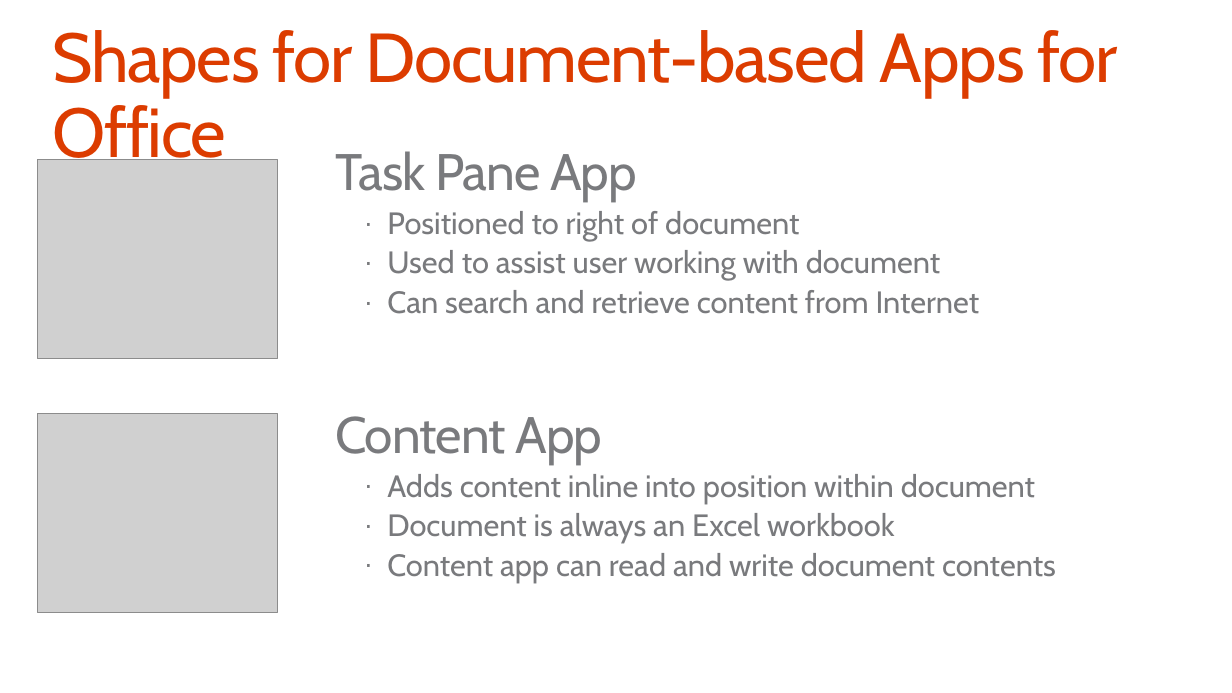
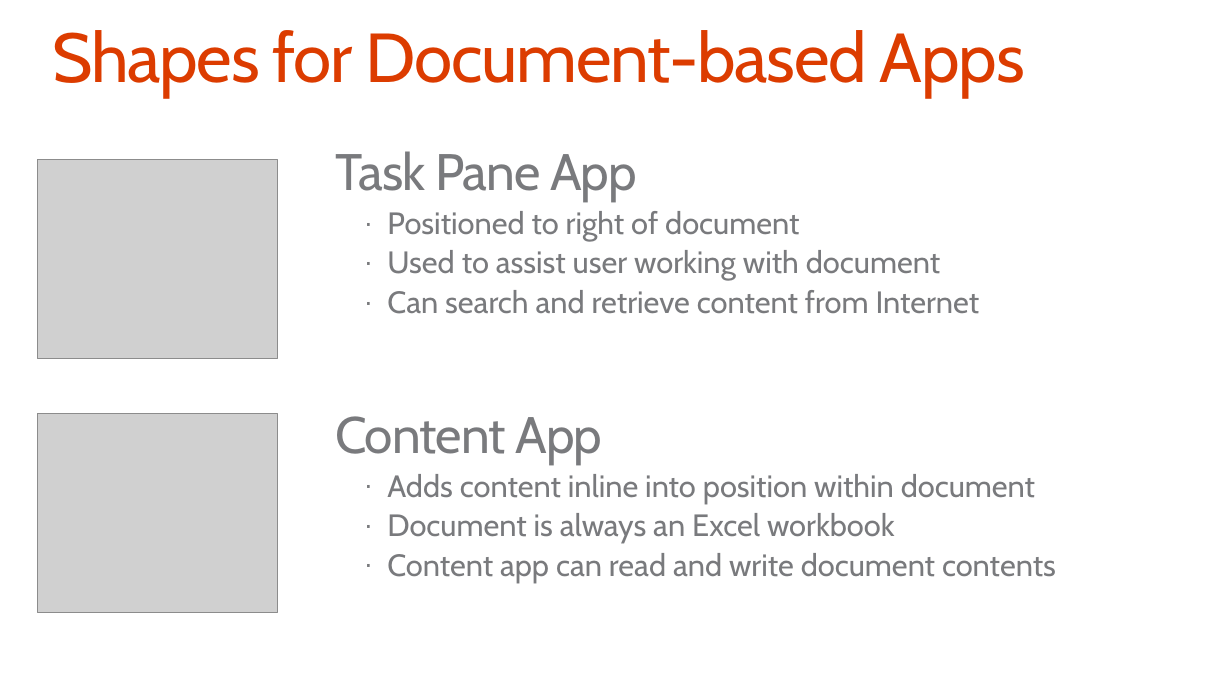
Before and after one commit to OfficeDev/TrainingContent, a slide deck: slide 6 of O3652-4 Deep Dive Apps for Office in Excel/O3652-4 Deep Dive into Apps for Office in Excel.pptx. Drawn at 1232x693 pixels with LibreOffice and Linux fonts; fonts in the diff are those of the drawing; grey boxes stand for pictures; background and template pictures are left out. Boxes give left, top, right and bottom in pixels: in the first picture for what was removed or moved away, otherwise in the second. Text is boxed around its words. In the diff, an @@ line names an element or a change of style, - is before the commit and + after.

```diff
--- a/O3652-4 Deep Dive Apps for Office in Excel/O3652-4 Deep Dive into Apps for Office in Excel.pptx
+++ b/O3652-4 Deep Dive Apps for Office in Excel/O3652-4 Deep Dive into Apps for Office in Excel.pptx
@@ title at (x1=52, y1=30, x2=1025, y2=98): text changed @@
-Shapes for Document-based Apps for Office
+Shapes for Document-based Apps
```
Also in this commit, not shown: 7 other slides changed, 19 slides added, 22 slides removed, 1 other file.
